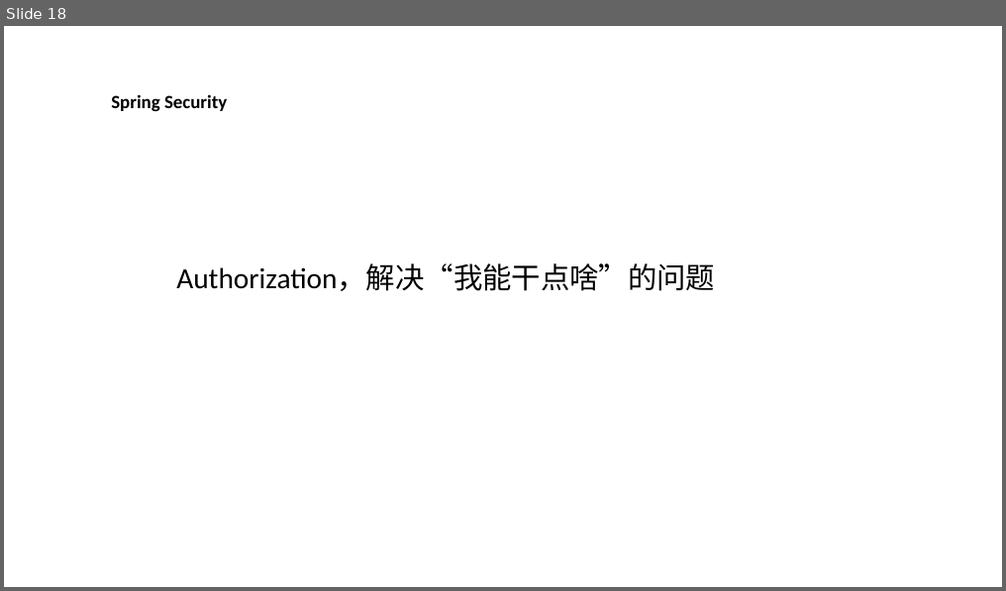
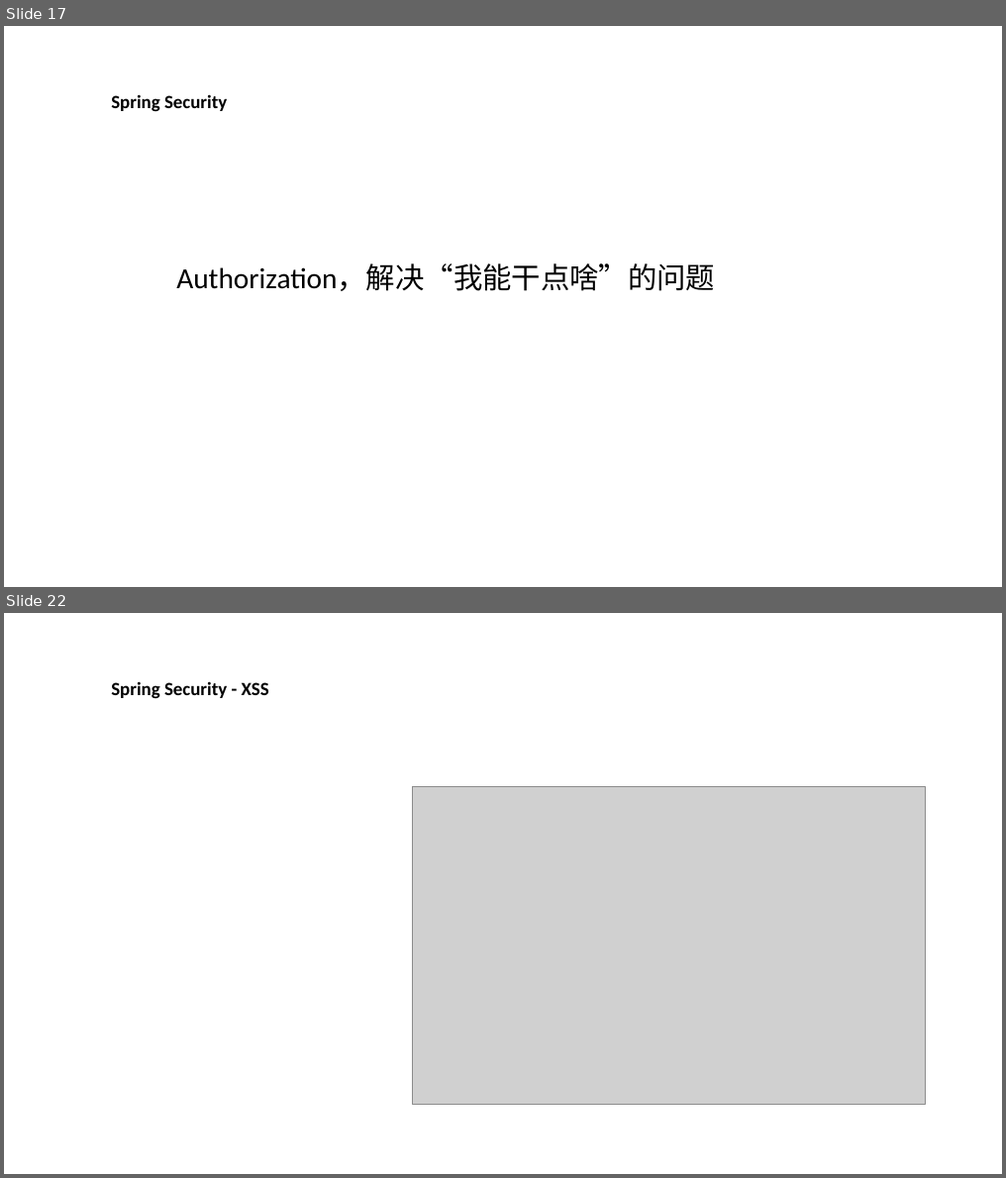
Before and after one commit to plumnx/DIALY, a slide deck: 2020-7-13-----Spring Security Report/Spring Security.pptx. Shown one above the other, each under a label of ours: slide 18 before the commit, slides 17 and 22 after it; the slides between them are not shown. The pictures are 1006x591 and 1006x1178 pixels, drawn with LibreOffice and Linux fonts; fonts in the diff are those of the drawing; grey boxes stand for pictures. Boxes give left, top, right and bottom in pixels: in the first picture for what was removed or moved away, otherwise in the second. Text is boxed around its words. In the diff, an @@ line names an element or a change of style, - is before the commit and + after.

```diff
--- a/2020-7-13-----Spring Security Report/Spring Security.pptx
+++ b/2020-7-13-----Spring Security Report/Spring Security.pptx
@@ slide 22 added at (x1=4, y1=613, x2=1002, y2=1174), background #FFFFFF @@
@@ text added at (x1=111, y1=681, x2=269, y2=699), 18 pt, text #000000, bold @@
+Spring Security - XSS
@@ picture added at (x1=413, y1=786, x2=926, y2=1104) @@
@@ what was slide 18 is now slide 17 @@
```
Also in this commit, not shown: 2 slides changed, 3 other slides added, 1 slide removed.
